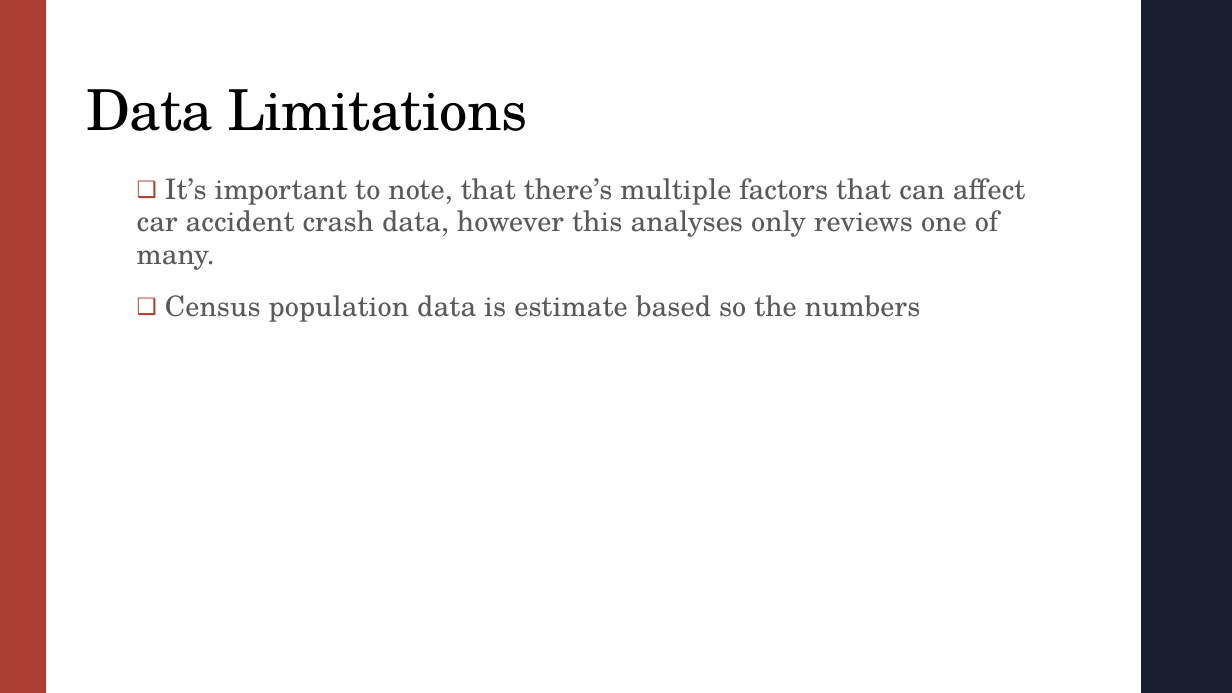
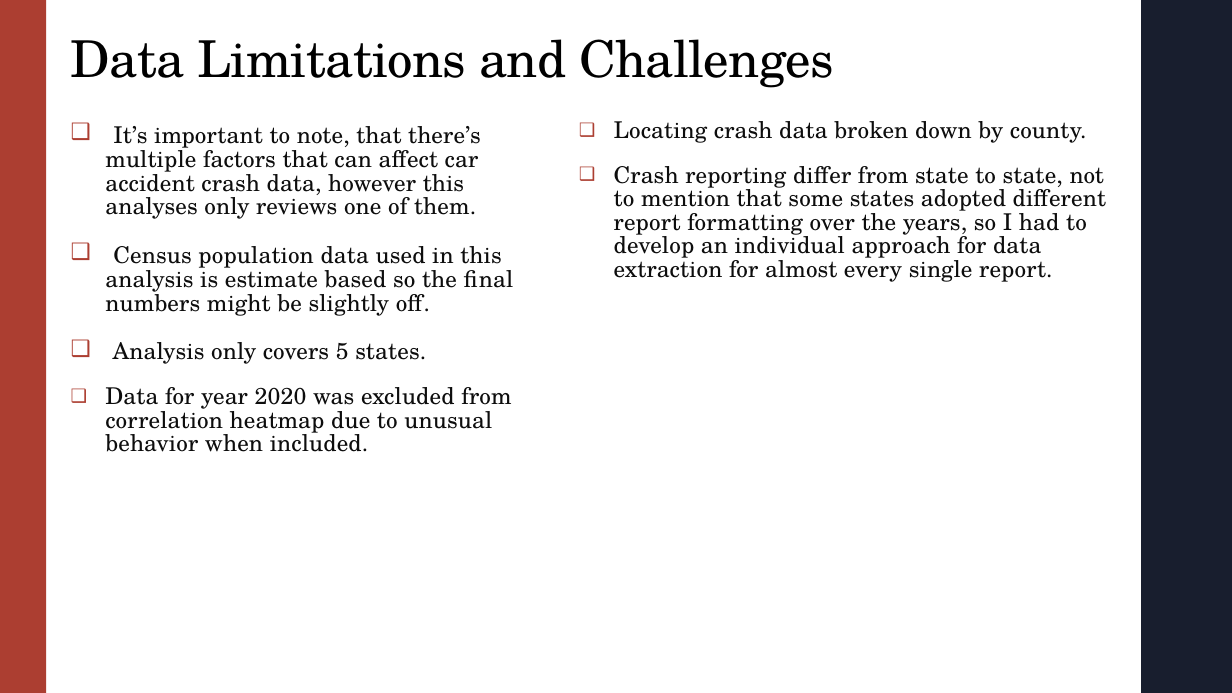
Before and after one commit to igoike/Capstone, a slide deck: slide 6 of Capstone_Presentation.pptx (slide 4 before the commit). Drawn at 1232x693 pixels with LibreOffice and Linux fonts; fonts in the diff are those of the drawing. Boxes give left, top, right and bottom in pixels: in the first picture for what was removed or moved away, otherwise in the second. Text is boxed around its words. In the diff, an @@ line names an element or a change of style, - is before the commit and + after.

Commit message:
almost done

```diff
--- a/Capstone_Presentation.pptx
+++ b/Capstone_Presentation.pptx
@@ title at bbox=[71, 39, 834, 88]: text changed; size 44 to 39.6 pt @@
-Data Limitations
+Data Limitations and Challenges
@@ text added at bbox=[105, 126, 514, 452], 18 pt, text #0D0D0D @@
+❑ It’s important to note, that there’s multiple factors that can affect car accident crash data, however this analyses only reviews one of them.
+❑ Census population data used in this analysis is estimate based so the final numbers might be slightly off.
+❑ Analysis only covers 5 states.
+❑ Data for year 2020 was excluded from correlation heatmap due to unusual behavior when included.
@@ text added at bbox=[614, 121, 1106, 282], 18 pt, text #0D0D0D @@
+❑ Locating crash data broken down by county.
+❑ Crash reporting differ from state to state, not to mention that some states adopted different report formatting over the years, so I had to develop an individual approach for data extraction for almost every single report.
@@ text removed at bbox=[137, 178, 1025, 322] @@
-❑ It’s important to note, that there’s multiple factors that can affect car accident crash data, however this analyses only reviews one of many.
-❑ Census population data is estimate based so the numbers
```
Also in this commit, not shown: 4 other slides changed, 5 slides added, 5 slides removed, 12 other files.
